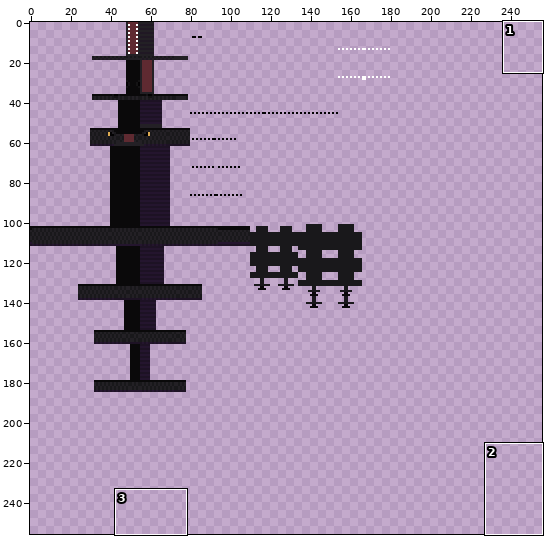
File history of a sprite sheet, resources/textures/entity/sarcosuchus/sarcosuchus 1.png. The first picture is a wide view before the edit; the outline marks the close-up.
Close-up. As it was:
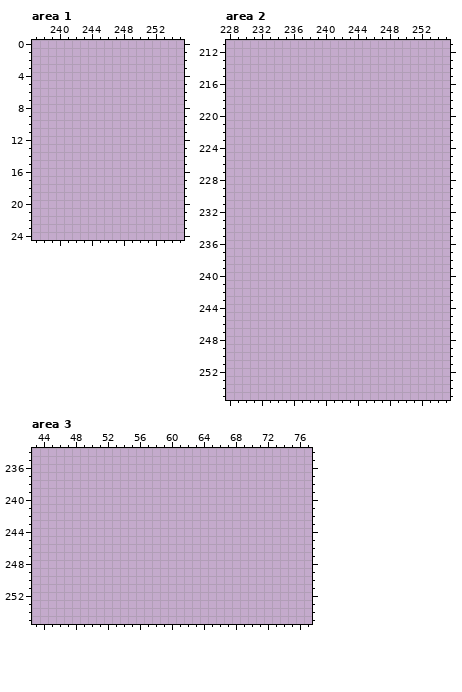
The file is 256x256 pixels. Colours within 5 levels of each other are drawn and written as one. Shown: area 1: x 237..255, y 0..24; area 2: x 228..255, y 211..255; area 3: x 43..77, y 234..255. The commit also changed other parts of the picture, which this record leaves out.
Now the later version:
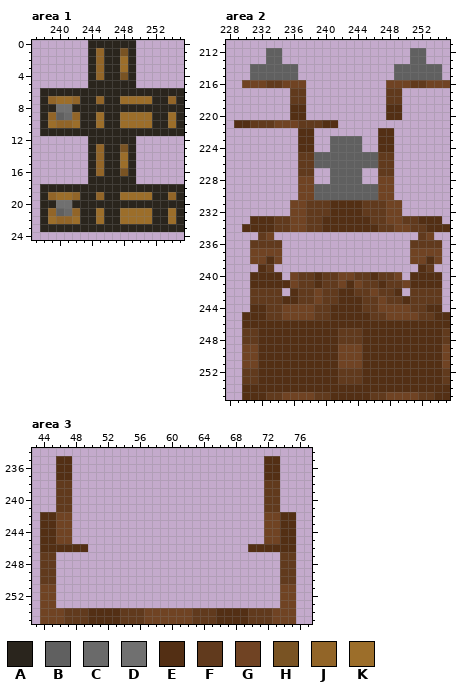
Palette (. is transparent): A #2a251d  B #606060  C #6a6a6a  D #707070  E #532f14  F #613a1d  G #704323  H #795323  J #926528  K #9c6e2a
Change:
Changed rows in their new state; - is an unchanged pixel.
Area 1:
first column x 238:
 0 ------AAAAAA------
 1 ------AJAAHA------
 2 ------AJAAKA------
 3 ------AJAAKA------
 4 ------AJAAHA------
 5 ------AAAAAA------
 6 AAAAAAAAAAAAAAAAAA
 7 AJKKJAAJAAKKKKAAJA
 8 AADDAAAAAAAAAAAAAA
 9 AJBCJAAKAAKKKKAAKA
10 AKJJKAAKAAKKKKAAKA
11 AAAAAAAAAAAAAAAAAA
12 ------AAAAAA------
13 ------AJAAHA------
14 ------AJAAKA------
15 ------AJAAKA------
16 ------AJAAHA------
17 ------AAAAAA------
18 AAAAAAAAAAAAAAAAAA
19 AJKKJAAJAAKKKKAAJA
20 AADDAAAAAAAAAAAAAA
21 AJBCJAAKAAKKKKAAKA
22 AKJJKAAKAAKKKKAAKA
23 AAAAAAAAAAAAAAAAAA
Area 2:
first column x 229:
212 ----BB----------------BB---
213 ----BB----------------BB---
214 --BBBBBB------------BBBBBB-
215 --BBBBBB------------BBBBBB-
216 -GGGFFGGG----------GGGFFGGG
217 -------FF----------FF------
218 -------FF----------FF------
219 -------EE----------EE------
220 -------EE----------EE------
221 EEFFFGGGFFFEE--------------
222 --------EE--------EE-------
223 --------EE--BBBB--EE-------
224 --------EE--BBBB--EE-------
225 --------FFBBBBBBBBFF-------
226 --------FFBBBBBBBBFF-------
227 --------FF--BBBB--FF-------
228 --------GG--BBBB--GG-------
229 --------GGBBBBBBBBGG-------
230 --------GGBBBBBBBBGG-------
231 -------GGFFFEEEEFFFGG------
232 -------GGFFFEEEEFFFGG------
233 --EEEFFGGFFEEEEEEFFGGFFEEE-
234 -EEEEFFGGFFEEEEEEEFFGGFFEEE
235 ---FG------------------FG--
236 --FFFF----------------FFFF-
237 --GGGG----------------GGGG-
238 --GGEG----------------GGEG-
239 ---EF------------------EF--
240 --EEEE-GFFEFFGGFFEFFG-EEEE-
241 --EEEEEGFFEFFGEGFFEFFGEEEE-
242 --FFFF-EFFGFFEEFFGFFE-FFFF-
243 --FFFFEEFFGFFEEEFFGFFEFFFF-
244 --EEFFGGGGFFEEEEFFGGGGFFEE-
245 -EEEFFGGGGFFEEEEEFFGGGGFFEE
246 -EEEEEEEEEEEEEEEEEEEEEEEEEE
247 -FFEEEEEEEEEEFFFEEEEEEEEEEF
248 -FFEEEEEEEEEEFFFEEEEEEEEEEF
249 -GGEEEEEEEEEEGGGEEEEEEEEEEG
250 -GGEEEEEEEEEEGGGEEEEEEEEEEG
251 -GGEEEEEEEEEEGGGEEEEEEEEEEG
252 -FFEEEEEEEEEEFFFEEEEEEEEEEF
253 -FFEEEEEEEEEEFFFEEEEEEEEEEF
254 -EEEEEEEEEEEEEEEEEEEEEEEEEE
255 -EEEFFGGGGFFEEEEEFFGGGGFFEE
Area 3:
first column x 44:
235 --EE------------------------EE--
236 --EE------------------------EE--
237 --EE------------------------EE--
238 --FF------------------------FF--
239 --FF------------------------FF--
240 --FF------------------------FF--
241 --FF------------------------FF--
242 EEGG------------------------GGEE
243 EEGG------------------------GGEE
244 EEGG------------------------GGEE
245 EEGG------------------------GGEE
246 EEEEEE--------------------EEEEEE
247 FF----------------------------FF
248 FF----------------------------FF
249 FF----------------------------FF
250 FF----------------------------FF
251 GG----------------------------GG
252 GG----------------------------GG
253 GG----------------------------GG
254 GGGFFFEEEEFFFGGGGGGFFFEEEEFFFGGG
255 GGGFFFEEEEFFFGGGGGGFFFEEEEFFFGGG
